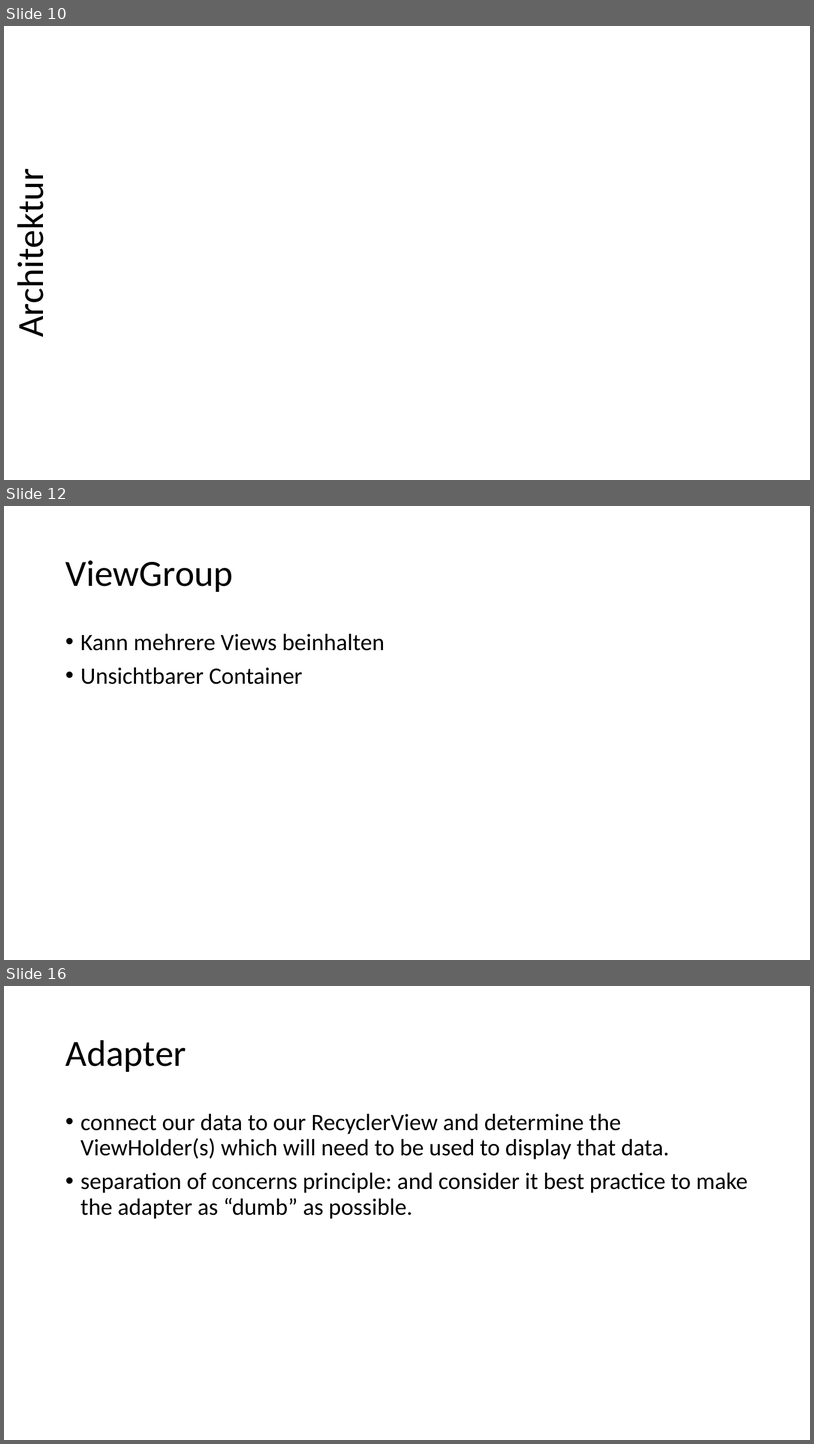
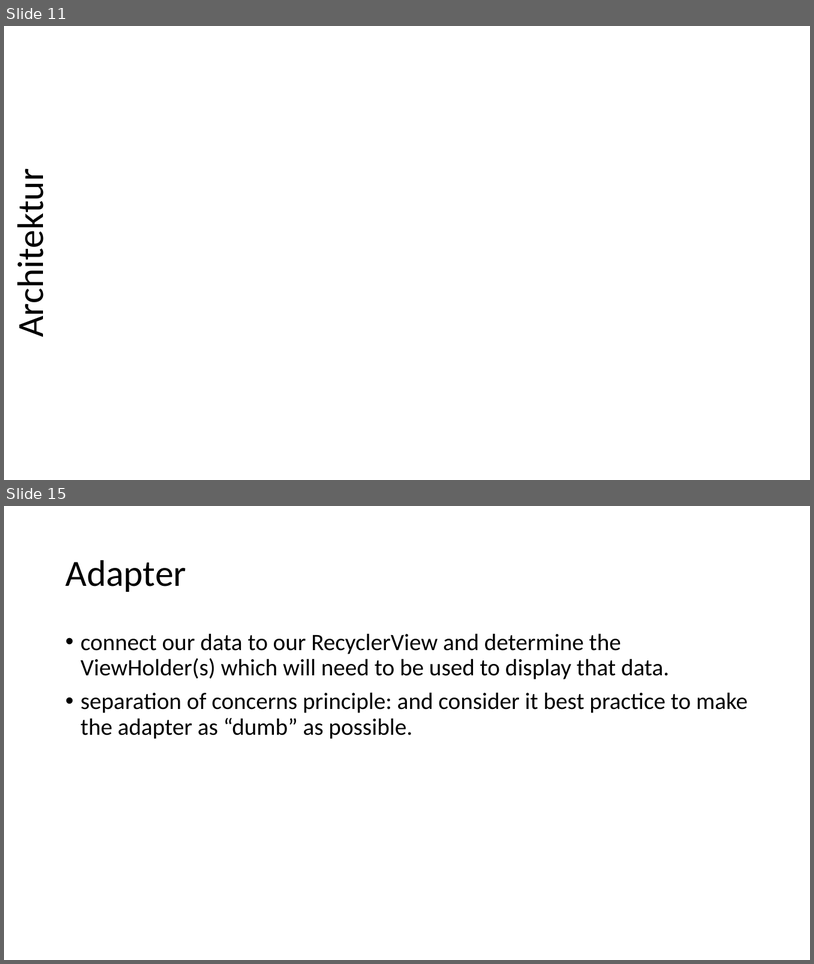
Before and after one commit to desombre/java_examples, a slide deck: Android_UI.pptx. Shown one above the other, each under a label of ours: slides 10, 12 and 16 before the commit, slides 11 and 15 after it; the slides between them are not shown. The pictures are 814x1444 and 814x964 pixels, drawn with LibreOffice and Linux fonts; fonts in the diff are those of the drawing; background and template pictures are left out. Boxes give left, top, right and bottom in pixels: in the first picture for what was removed or moved away, otherwise in the second. Text is boxed around its words. In the diff, an @@ line names an element or a change of style, - is before the commit and + after.

Commit message:
Cont: Android UI - ViewHolder + Adapter noch erklären

```diff
--- a/Android_UI.pptx
+++ b/Android_UI.pptx
@@ slide 12 removed at <box>4,506,810,960</box>, background #FFFFFF @@
@@ title removed at <box>65,560,233,592</box> @@
-ViewGroup
@@ text removed at <box>81,633,385,684</box> @@
-• Kann mehrere Views beinhalten
-• Unsichtbarer Container
@@ what was slide 10 is now slide 11 @@
@@ what was slide 16 is now slide 15 @@
```
Also in this commit, not shown: 6 slides changed, 3 slides added, 3 other slides removed.
